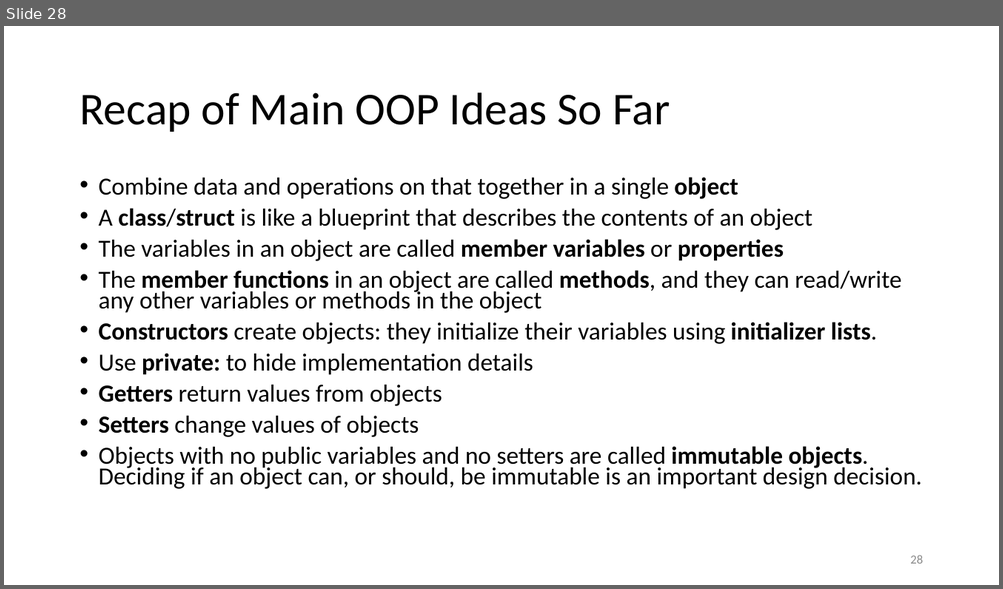
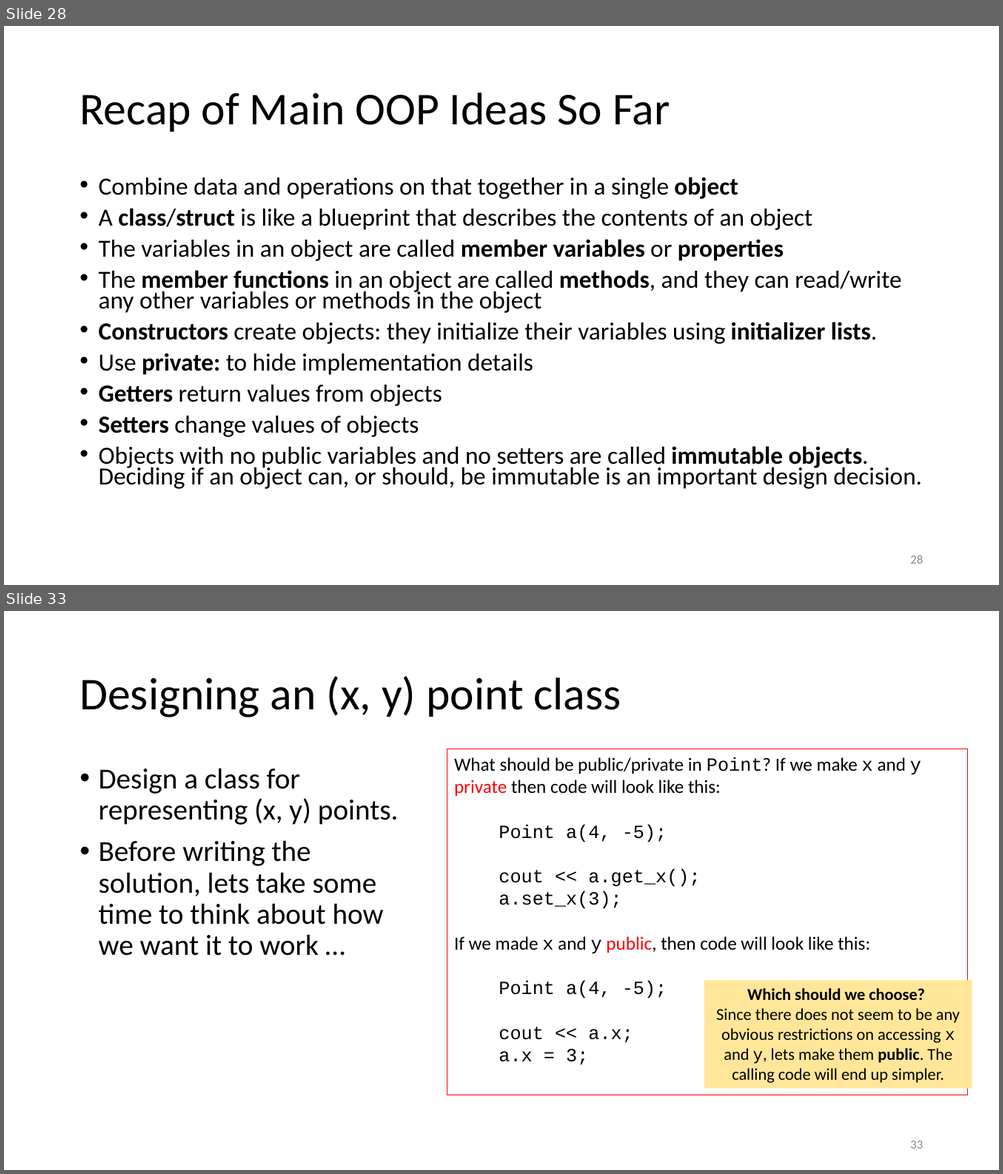
Before and after one commit to tjd1234/cmpt135spring2024, a slide deck: sample_code/week5/week5_cmpt135.pptx. Shown one above the other, each under a label of ours: slide 28 before the commit, slides 28 and 33 after it; the slides between them are not shown. The pictures are 1003x589 and 1003x1174 pixels, drawn with LibreOffice and Linux fonts; fonts in the diff are those of the drawing. Boxes give left, top, right and bottom in pixels: in the first picture for what was removed or moved away, otherwise in the second. Text is boxed around its words. In the diff, an @@ line names an element or a change of style, - is before the commit and + after.

```diff
--- a/sample_code/week5/week5_cmpt135.pptx
+++ b/sample_code/week5/week5_cmpt135.pptx
@@ slide 33 added at (4,611,999,1170), background #FFFFFF @@
@@ title added at (79,676,621,718), 44 pt, text #000000 @@
+Designing an (x, y) point class
@@ rectangle added at (447,749,967,1095), outline #FF0000 0.75 pt, 18 pt, text #000000 @@
+What should be public/private in Point? If we make x and y private then code will look like this:
+Point a(4, -5);
+cout << a.get_x();
+a.set_x(3);
+If we made x and y public, then code will look like this:
+Point a(4, -5);
+cout << a.x;
+a.x = 3;
@@ text added at (99,768,398,956), 28 pt, text #000000 @@
+• Design a class for representing (x, y) points.
+• Before writing the solution, lets take some time to think about how we want it to work …
@@ rectangle added at (705,981,972,1089), fill #FFE699, 16 pt, text #000000 @@
+Which should we choose?
+Since there does not seem to be any obvious restrictions on accessing x and y, lets make them public. The calling code will end up simpler.
@@ page number added at (910,1141,922,1149), 12 pt, text #8C8C8C @@
+33
```
Also in this commit, not shown: 29 other slides added.
